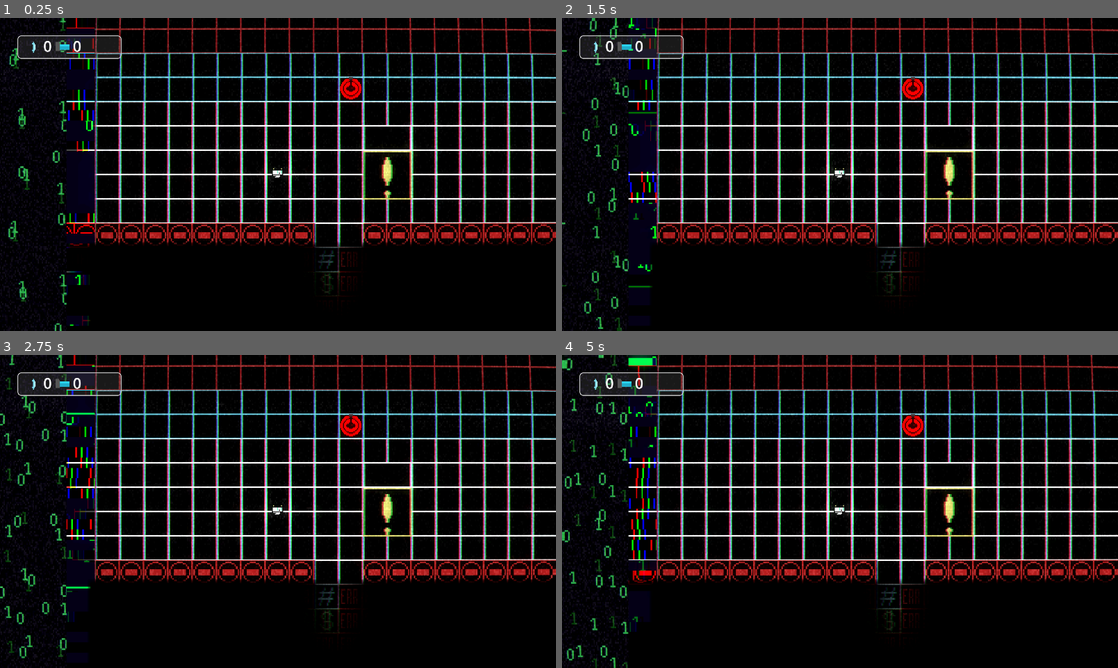
Above: before the commit, frames 1-4 (two rows, left to right).
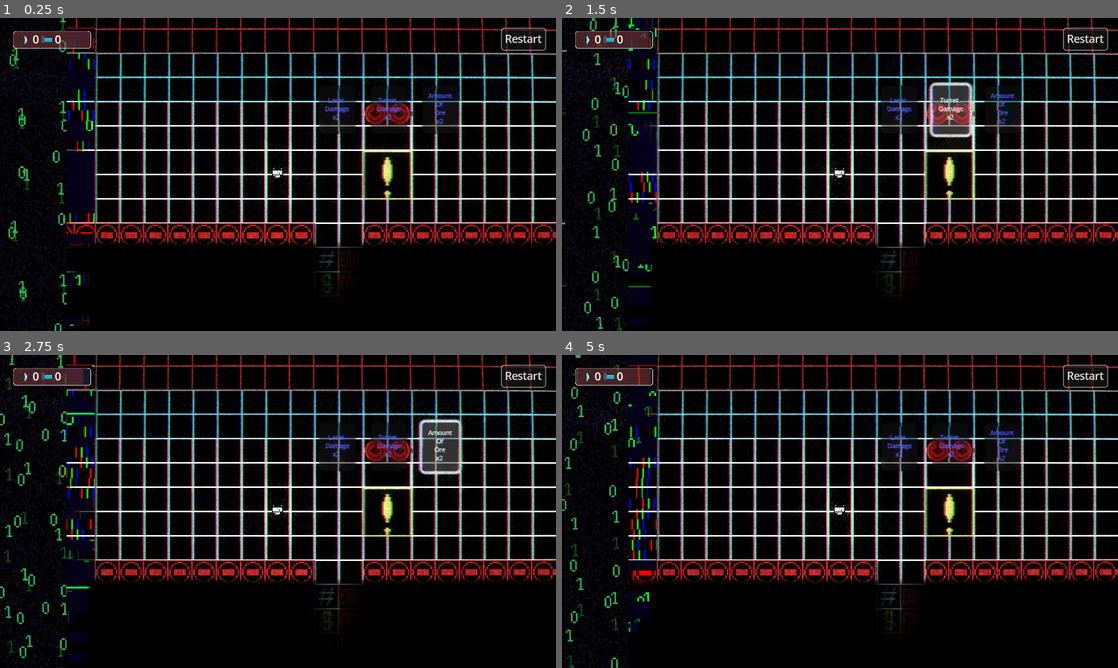
Above: after the commit, the same moments.

Repository: LexMalch/DebagerNew
Game: Godot game, scene res://scene/main/main.tscn
Two runs of this game, one before a commit and one after it. Both use one fixed random seed, a clock stepped at 60 frames per second and the inputs below.
Inputs (mouse positions are in pixels of both pictures, inside the frame that each line leads up to):
- Up to frame 1 (0.25 s): no input
- Up to frame 2 (1.5 s): click (901, 108) at 0.5 s, where only the run after the commit has a clickable "Laser Damage x2"; click (951, 108) at 1.25 s, where only the run after the commit has a clickable "Turret Damage x2"
- Up to frame 3 (2.75 s): click (439, 445) at 2 s, where only the run after the commit has a clickable "Amount Of Ore x2"
- Up to frame 4 (5 s): click (1084, 376) at 2.75 s, where only the run after the commit has a clickable "Restart"; click (1084, 376) at 3.5 s, where only the run after the commit has a clickable "Restart"; click (1084, 376) at 4.25 s, where only the run after the commit has a clickable "Restart"

The runs differ from the first frame. In frame 1, 3.2% of the frame differs, in the area x 2-99%, y 3-72%; in frame 2, 4.1%; in frame 3, 4.3%; in frame 4, 5.4%, in the area x 0-99%, y 0-100%.

Commit message:
sdfsdf

Diff:
--- a/globals.gd
+++ b/globals.gd
@@ -1,11 +1,12 @@
 extends Node
 var dollors: = 0
 var reshetkas: =  0
-var ores:= 3
+var ores:= 1
 var busy_plase = []
 var turret_damage= 1
 var digging_speed = 1
 var stage = 0
+var enemy_quantity = 1
 
 func restart_game():
 	dollors = 0
@@ -15,3 +16,4 @@
 	busy_plase = []
 	digging_speed = 1
 	stage = 0
+	enemy_quantity = 1
--- a/scene/feeler/feeler.gd
+++ b/scene/feeler/feeler.gd
@@ -2,7 +2,7 @@
 var player_inside  = false
 var zalupa_opend = false
 var building_sprite= preload("res://scene/feeler/sprite/feeler.png")
-var price = 0
+var price = 10
 var hp = 10
 @onready var cave: = $/root/Main/Cave
 
--- /dev/null
+++ b/scene/generator/control.gd
@@ -0,0 +1,5 @@
+extends Control
+
+
+func _on_button_pressed() -> void:
+	print("ad[p;kasf]")
--- a/scene/generator/generator.tscn
+++ b/scene/generator/generator.tscn
@@ -11,6 +11,8 @@
 [ext_resource type="Texture2D" uid="uid://dcdnjvnwsf8go" path="res://scene/generator/sprite/gen8.png" id="8_ln4xp"]
 [ext_resource type="Texture2D" uid="uid://bgchsg2fuilnl" path="res://scene/generator/sprite/gen9.png" id="9_la0fv"]
 [ext_resource type="Texture2D" uid="uid://b2xvhtkecsn7h" path="res://scene/generator/sprite/gen10.png" id="10_vppxe"]
+[ext_resource type="Script" uid="uid://bndcn7nq6x3q5" path="res://scene/generator/control.gd" id="12_ca0l4"]
+[ext_resource type="Shader" uid="uid://cgdvld361dd5t" path="res://scene/main/glitch.gdshader" id="13_jccku"]
 
 [sub_resource type="ShaderMaterial" id="ShaderMaterial_jccku"]
 
@@ -67,6 +69,36 @@
 radius = 17.7573
 
 [sub_resource type="RectangleShape2D" id="RectangleShape2D_plp2v"]
+
+[sub_resource type="StyleBoxEmpty" id="StyleBoxEmpty_plp2v"]
+
+[sub_resource type="ShaderMaterial" id="ShaderMaterial_b5xoo"]
+shader = ExtResource("13_jccku")
+shader_parameter/shake_power = 0.002
+shader_parameter/shake_rate = 1.0
+shader_parameter/shake_speed = 5.0
+shader_parameter/shake_block_size = 30.5
+shader_parameter/shake_color_rate = 0.001
+
+[sub_resource type="StyleBoxEmpty" id="StyleBoxEmpty_ca0l4"]
+
+[sub_resource type="ShaderMaterial" id="ShaderMaterial_dufph"]
+shader = ExtResource("13_jccku")
+shader_parameter/shake_power = 0.002
+shader_parameter/shake_rate = 1.0
+shader_parameter/shake_speed = 5.0
+shader_parameter/shake_block_size = 30.5
+shader_parameter/shake_color_rate = 0.001
+
+[sub_resource type="StyleBoxEmpty" id="StyleBoxEmpty_jccku"]
+
+[sub_resource type="ShaderMaterial" id="ShaderMaterial_ewm5t"]
+shader = ExtResource("13_jccku")
+shader_parameter/shake_power = 0.002
+shader_parameter/shake_rate = 1.0
+shader_parameter/shake_speed = 5.0
+shader_parameter/shake_block_size = 30.5
+shader_parameter/shake_color_rate = 0.001
 
 [node name="Generator" type="StaticBody2D" groups=["ally"]]
 scale = Vector2(2, 2)
@@ -107,6 +139,86 @@
 scale = Vector2(2.636, 2.636)
 shape = SubResource("RectangleShape2D_plp2v")
 
+[node name="Control" type="Control" parent="."]
+z_index = 1
+layout_mode = 3
+anchors_preset = 0
+offset_left = -12.0
+offset_top = -60.0
+offset_right = 40.0
+offset_bottom = -11.0
+script = ExtResource("12_ca0l4")
+
+[node name="HBoxContainer" type="HBoxContainer" parent="Control"]
+layout_mode = 1
+anchors_preset = 8
+anchor_left = 0.5
+anchor_top = 0.5
+anchor_right = 0.5
+anchor_bottom = 0.5
+offset_left = -59.0
+offset_top = -15.5
+offset_right = 33.0
+offset_bottom = 16.5
+grow_horizontal = 2
+grow_vertical = 2
+theme_override_constants/separation = 10
+alignment = 1
+
+[node name="PanelContainer" type="PanelContainer" parent="Control/HBoxContainer"]
+layout_mode = 2
+theme_override_styles/panel = SubResource("StyleBoxEmpty_plp2v")
+
+[node name="Glich" type="ColorRect" parent="Control/HBoxContainer/PanelContainer"]
+z_index = 1000
+material = SubResource("ShaderMaterial_b5xoo")
+layout_mode = 2
+
+[node name="Button" type="Button" parent="Control/HBoxContainer/PanelContainer"]
+layout_mode = 2
+theme_override_colors/font_color = Color(0.36, 0.36, 1, 1)
+theme_override_font_sizes/font_size = 4
+text = "Laser
+Damage
+x2"
+
+[node name="PanelContainer2" type="PanelContainer" parent="Control/HBoxContainer"]
+layout_mode = 2
+theme_override_styles/panel = SubResource("StyleBoxEmpty_ca0l4")
+
+[node name="Glich" type="ColorRect" parent="Control/HBoxContainer/PanelContainer2"]
+z_index = 1000
+material = SubResource("ShaderMaterial_dufph")
+layout_mode = 2
+
+[node name="Button2" type="Button" parent="Control/HBoxContainer/PanelContainer2"]
+layout_mode = 2
+theme_override_colors/font_color = Color(0.360784, 0.360784, 1, 1)
+theme_override_font_sizes/font_size = 4
+text = "Turret
+Damage
+x2"
+
+[node name="PanelContainer3" type="PanelContainer" parent="Control/HBoxContainer"]
+layout_mode = 2
+theme_override_styles/panel = SubResource("StyleBoxEmpty_jccku")
+
+[node name="Glich" type="ColorRect" parent="Control/HBoxContainer/PanelContainer3"]
+z_index = 1000
+material = SubResource("ShaderMaterial_ewm5t")
+layout_mode = 2
+
+[node name="Button3" type="Button" parent="Control/HBoxContainer/PanelContainer3"]
+layout_mode = 2
+theme_override_colors/font_color = Color(0.360784, 0.360784, 1, 1)
+theme_override_font_sizes/font_size = 4
+text = "Amount
+Of
+Ore
+x2
+"
+
 [connection signal="body_entered" from="generator_area" to="." method="_on_generator_area_body_entered"]
 [connection signal="body_exited" from="generator_area" to="." method="_on_generator_area_body_exited"]
 [connection signal="body_entered" from="Buildup_area" to="." method="_on_buildup_area_body_entered"]
+[connection signal="pressed" from="Control/HBoxContainer/PanelContainer/Button" to="Control" method="_on_button_pressed"]
--- a/scene/main/main.tscn
+++ b/scene/main/main.tscn
@@ -438,7 +438,7 @@
 autostart = true
 
 [node name="SpawnTimer" type="Timer" parent="Wall/Spawner"]
-wait_time = 10.0
+wait_time = 30.0
 autostart = true
 
 [node name="Broken_feeler" type="Node2D" parent="Wall"]
@@ -473,24 +473,6 @@
 target_position = Vector2(10, 10)
 collision_mask = 3
 
-[node name="Player" parent="." instance=ExtResource("4_b8g54")]
-unique_name_in_owner = true
-z_index = 10
-position = Vector2(256, 80)
-
-[node name="digging" type="AudioStreamPlayer2D" parent="Player"]
-unique_name_in_owner = true
-stream = ExtResource("4_36wa8")
-volume_db = -30.946
-
-[node name="CanvasLayer" type="CanvasLayer" parent="Player"]
-
-[node name="Control" parent="Player/CanvasLayer" instance=ExtResource("7_n5o2v")]
-
-[node name="Generator" parent="." instance=ExtResource("4_qtsyf")]
-unique_name_in_owner = true
-position = Vector2(400, 65)
-
 [node name="BackGround" type="ParallaxBackground" parent="."]
 scroll_ignore_camera_zoom = true
 
@@ -542,19 +524,43 @@
 blend_mode = 1
 texture = SubResource("GradientTexture2D_pidc3")
 
+[node name="Generator" parent="." instance=ExtResource("4_qtsyf")]
+unique_name_in_owner = true
+position = Vector2(400, 65)
+
+[node name="Player" parent="." instance=ExtResource("4_b8g54")]
+unique_name_in_owner = true
+z_index = 6
+position = Vector2(256, 80)
+
+[node name="digging" type="AudioStreamPlayer2D" parent="Player"]
+unique_name_in_owner = true
+stream = ExtResource("4_36wa8")
+volume_db = -30.946
+
+[node name="CanvasLayer" type="CanvasLayer" parent="Player"]
+
+[node name="Control" parent="Player/CanvasLayer" instance=ExtResource("7_n5o2v")]
+mouse_filter = 2
+
 [node name="TvEffect" type="ColorRect" parent="."]
+z_index = 3
 material = SubResource("ShaderMaterial_n5o2v")
 offset_left = -680.0
 offset_top = -1348.0
 offset_right = 1465.0
 offset_bottom = 1560.0
+mouse_filter = 2
 metadata/_edit_lock_ = true
 
 [node name="BuildingSystem" parent="." instance=ExtResource("13_n5o2v")]
 unique_name_in_owner = true
 
-[node name="Turret" parent="." instance=ExtResource("11_snrr3")]
-position = Vector2(352, -33)
+[node name="Turret3" parent="." instance=ExtResource("11_snrr3")]
+position = Vector2(385, 0)
+
+[node name="Turret4" parent="." instance=ExtResource("11_snrr3")]
+position = Vector2(417, 0)
 
 [connection signal="type" from="Wall" to="Player/CanvasLayer/Control/HBoxContainer/MarginContainer2/Label" method="_on_wall_type"]
 [connection signal="timeout" from="Wall/Spawner/DirTimer" to="Wall/Spawner" method="_on_timer_timeout"]
--- a/scene/main/spawner.gd
+++ b/scene/main/spawner.gd
@@ -1,6 +1,6 @@
 extends Marker2D
 var dir = 8
-var enemy_quantity = 1
+
 var Enemy = preload("res://scene/enemy/enemy_spider/enemy_spider.tscn")
 func _physics_process(delta: float) -> void:
 	position.x += dir
@@ -12,7 +12,7 @@
 
 
 func _on_spawn_timer_timeout() -> void:
-	for i in range(enemy_quantity):
+	for i in range(Globals.enemy_quantity):
 		await get_tree().create_timer(0.2).timeout
 		var enemy = Enemy.instantiate()
 		enemy.global_position = global_position
--- a/scene/player/player.tscn
+++ b/scene/player/player.tscn
@@ -171,7 +171,8 @@
 [sub_resource type="GradientTexture2D" id="GradientTexture2D_nqjai"]
 gradient = SubResource("Gradient_04bvi")
 fill = 1
-fill_from = Vector2(0.5, 0.482906)
+fill_from = Vector2(0.5, 0.5)
+fill_to = Vector2(1.56, 0)
 
 [node name="Player" type="CharacterBody2D" groups=["player"]]
 self_modulate = Color(1, 1, 7.735, 1)
--- a/scene/turret/turret.gd
+++ b/scene/turret/turret.gd
@@ -1,6 +1,6 @@
 extends StaticBody2D
 var building_sprite= preload("res://scene/turret/sprite/turret.png")
-var price = 0
+var price = 3
 var damage = 1
 var max_health = 10
 var targets= []
--- a/scene/ui/control.gd
+++ b/scene/ui/control.gd
@@ -2,3 +2,5 @@
 func _physics_process(delta: float) -> void:
 	$HBoxContainer/MarginContainer/PanelContainer/MarginContainer/HBoxContainer/dollors.text = str(Globals.dollors)
 	$HBoxContainer/MarginContainer/PanelContainer/MarginContainer/HBoxContainer/reshetkas.text = str(Globals.reshetkas)
+	$HBoxContainer/MarginContainer/PanelContainer/MarginContainer/ProgressBar.max_value = $"../../../Wall/Spawner/SpawnTimer".wait_time
+	$HBoxContainer/MarginContainer/PanelContainer/MarginContainer/ProgressBar.value = $"../../../Wall/Spawner/SpawnTimer".time_left
--- a/scene/ui/control.tscn
+++ b/scene/ui/control.tscn
@@ -1,9 +1,10 @@
-[gd_scene load_steps=6 format=3 uid="uid://cen4qa4twrnf8"]
+[gd_scene load_steps=9 format=3 uid="uid://cen4qa4twrnf8"]
 
 [ext_resource type="Texture2D" uid="uid://mjs5a7ibwmeq" path="res://scene/laser/sprite/laser_touch1.png" id="1_lobh0"]
 [ext_resource type="Script" uid="uid://c6ieu61ykp15k" path="res://scene/ui/control.gd" id="1_opgnf"]
 [ext_resource type="Texture2D" uid="uid://oy85gqnrft7a" path="res://scene/laser/sprite/laser_use1.png" id="2_opgnf"]
 [ext_resource type="Script" uid="uid://cokp72bhxahw6" path="res://scene/ui/label.gd" id="4_8a5jq"]
+[ext_resource type="PackedScene" uid="uid://llixd8875qlw" path="res://scene/ui/restart_button.tscn" id="5_daosa"]
 
 [sub_resource type="StyleBoxFlat" id="StyleBoxFlat_8a5jq"]
 bg_color = Color(0.6, 0.6, 0.6, 0.164706)
@@ -17,6 +18,26 @@
 corner_radius_bottom_left = 5
 anti_aliasing = false
 
+[sub_resource type="StyleBoxFlat" id="StyleBoxFlat_5xta4"]
+bg_color = Color(0.9, 0.261, 0.27165, 0.227451)
+corner_radius_top_left = 4
+corner_radius_top_right = 4
+corner_radius_bottom_right = 4
+corner_radius_bottom_left = 4
+
+[sub_resource type="StyleBoxFlat" id="StyleBoxFlat_daosa"]
+bg_color = Color(0.6, 0.6, 0.6, 0)
+border_width_left = 2
+border_width_top = 2
+border_width_right = 2
+border_width_bottom = 2
+border_color = Color(0.8, 0.8, 0.8, 0.803922)
+border_blend = true
+corner_radius_top_left = 4
+corner_radius_top_right = 4
+corner_radius_bottom_right = 4
+corner_radius_bottom_left = 4
+
 [node name="Control" type="Control"]
 layout_mode = 3
 anchors_preset = 15
@@ -24,13 +45,13 @@
 anchor_bottom = 1.0
 grow_horizontal = 2
 grow_vertical = 2
-scale = Vector2(2, 2)
+scale = Vector2(1.5, 1.5)
 script = ExtResource("1_opgnf")
 
 [node name="HBoxContainer" type="HBoxContainer" parent="."]
 layout_mode = 0
-offset_right = 40.0
-offset_bottom = 40.0
+offset_right = 174.0
+offset_bottom = 52.0
 
 [node name="MarginContainer" type="MarginContainer" parent="HBoxContainer"]
 layout_mode = 2
@@ -46,6 +67,15 @@
 
 [node name="MarginContainer" type="MarginContainer" parent="HBoxContainer/MarginContainer/PanelContainer"]
 layout_mode = 2
+
+[node name="ProgressBar" type="ProgressBar" parent="HBoxContainer/MarginContainer/PanelContainer/MarginContainer"]
+custom_minimum_size = Vector2(117.54, 24.85)
+layout_mode = 2
+size_flags_horizontal = 4
+size_flags_vertical = 4
+theme_override_styles/fill = SubResource("StyleBoxFlat_5xta4")
+value = 89.06
+show_percentage = false
 
 [node name="HBoxContainer" type="HBoxContainer" parent="HBoxContainer/MarginContainer/PanelContainer/MarginContainer"]
 custom_minimum_size = Vector2(100, 25)
@@ -70,11 +100,9 @@
 text = "2"
 
 [node name="MarginContainer2" type="MarginContainer" parent="HBoxContainer"]
+custom_minimum_size = Vector2(61.465, 0)
 layout_mode = 2
-theme_override_constants/margin_left = 20
 theme_override_constants/margin_top = 20
-theme_override_constants/margin_right = 5
-theme_override_constants/margin_bottom = 5
 
 [node name="Label" type="Label" parent="HBoxContainer/MarginContainer2"]
 visible = false
@@ -85,4 +113,16 @@
 [node name="TypeTimer" type="Timer" parent="HBoxContainer/MarginContainer2/Label"]
 wait_time = 0.1
 
+[node name="MarginContainer3" type="MarginContainer" parent="HBoxContainer"]
+layout_mode = 2
+size_flags_horizontal = 8
+size_flags_vertical = 8
+theme_override_constants/margin_left = 555
+theme_override_constants/margin_bottom = 2
+
+[node name="RestartButton" parent="HBoxContainer/MarginContainer3" instance=ExtResource("5_daosa")]
+layout_mode = 2
+size_flags_vertical = 8
+theme_override_styles/panel = SubResource("StyleBoxFlat_daosa")
+
 [connection signal="timeout" from="HBoxContainer/MarginContainer2/Label/TypeTimer" to="HBoxContainer/MarginContainer2/Label" method="_on_type_timer_timeout"]
--- a/scene/ui/label.gd
+++ b/scene/ui/label.gd
@@ -6,7 +6,7 @@
 
 func _ready():
 	$TypeTimer.wait_time = typing_speed
-	$TypeTimer.timeout.connect(_on_type_timer_timeout)
+
 
 
 func start_typing():
--- /dev/null
+++ b/scene/ui/restart_button.gd
@@ -0,0 +1,6 @@
+extends PanelContainer
+
+
+func _on_button_pressed() -> void:
+	Globals.restart_game()
+	get_tree().reload_current_scene()
--- /dev/null
+++ b/scene/ui/restart_button.tscn
@@ -0,0 +1,22 @@
+[gd_scene load_steps=2 format=3 uid="uid://llixd8875qlw"]
+
+[ext_resource type="Script" uid="uid://6lwr82mt2rqe" path="res://scene/ui/restart_button.gd" id="1_vht3l"]
+
+[node name="RestartButton" type="PanelContainer"]
+anchors_preset = 15
+anchor_right = 1.0
+anchor_bottom = 1.0
+offset_right = -150.035
+offset_bottom = -135.1
+grow_horizontal = 2
+grow_vertical = 2
+size_flags_horizontal = 0
+script = ExtResource("1_vht3l")
+
+[node name="Button" type="Button" parent="."]
+layout_mode = 2
+size_flags_horizontal = 4
+size_flags_vertical = 4
+text = "Restart"
+
+[connection signal="pressed" from="Button" to="." method="_on_button_pressed"]
Not shown, added: scene/generator/control.gd.uid
Not shown: 1 places in scene/generator/generator.tscn that only renumber resources
Not shown, added: scene/ui/restart_button.gd.uid
